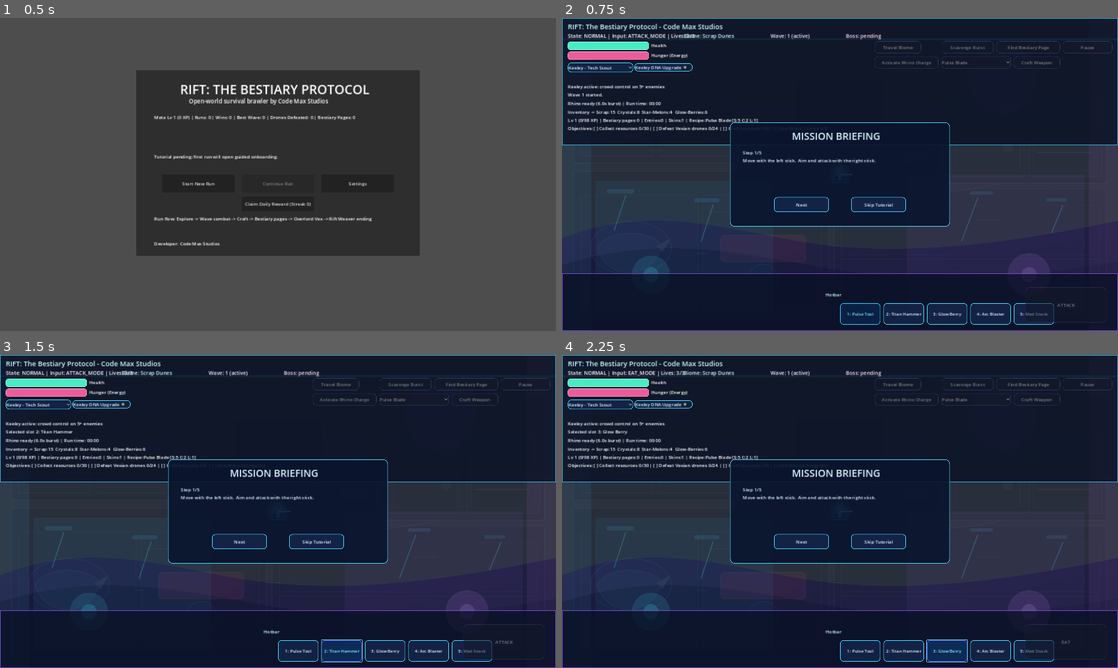
Above: before the commit, frames 1-4 (two rows, left to right).
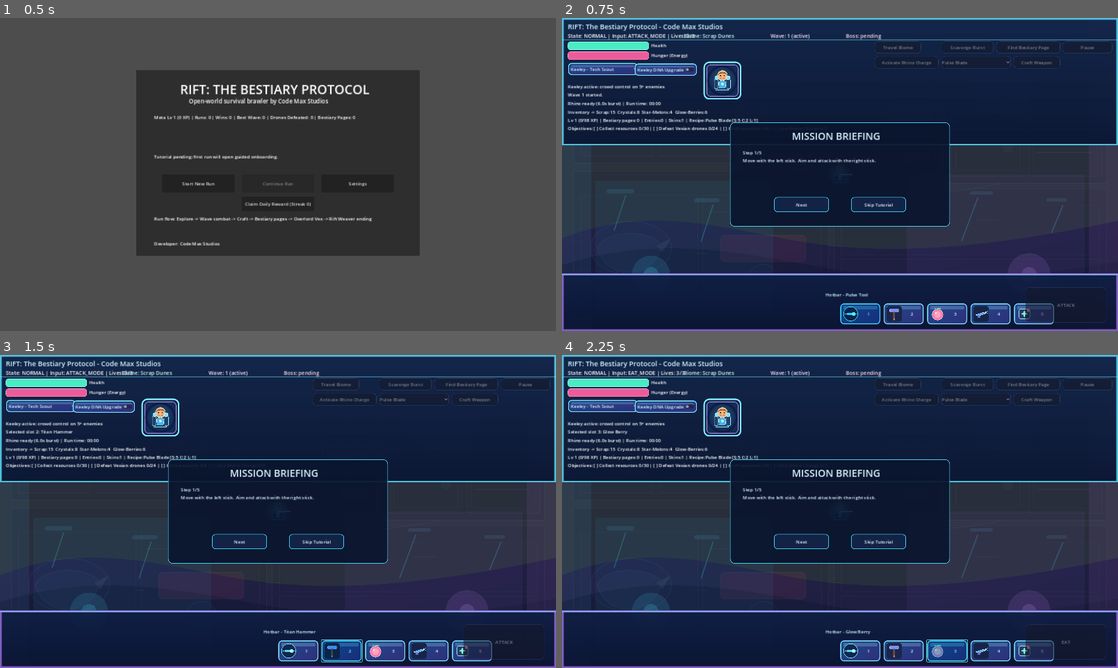
Above: after the commit, the same moments.

Repository: egriesner/Cody
Game: Godot game, scene res://scenes/Main.tscn
Same seed, same stepped clock (60 frames per second), same inputs: the game is played once before the commit and once after it.
Inputs (mouse positions are in pixels of both pictures, inside the frame that each line leads up to):
- Up to frame 1 (0.5 s): no input
- Up to frame 2 (0.75 s): click "Start New Run" at 0.5 s
- Up to frame 3 (1.5 s): click (339, 652) at 1.25 s, where only the run after the commit has a clickable "2"
- Up to frame 4 (2.25 s): click (945, 652) at 2 s, where only the run after the commit has a clickable "3"

Frame 1 is identical in both runs. In frame 2, 16% of the frame differs, in the area x 0-100%, y 0-100%; in frame 3, 16%; in frame 4, 16%.

Commit message:
Add phase-two companion, icon, and UI skin art pack
Co-authored-by: egriesner <egriesner@users.noreply.github.com>

Diff:
--- /dev/null
+++ b/assets/artpack/companions/annalize_portrait.svg
@@ -0,0 +1,23 @@
+<svg xmlns="http://www.w3.org/2000/svg" width="256" height="256" viewBox="0 0 256 256">
+  <defs>
+    <radialGradient id="bg" cx="50%" cy="45%" r="55%">
+      <stop offset="0%" stop-color="#d698ff"/>
+      <stop offset="100%" stop-color="#5d2a92"/>
+    </radialGradient>
+  </defs>
+  <rect width="256" height="256" fill="none"/>
+  <circle cx="128" cy="128" r="118" fill="#1d153f"/>
+  <circle cx="128" cy="128" r="100" fill="url(#bg)" opacity="0.28"/>
+  <circle cx="128" cy="90" r="38" fill="#efb084" stroke="#ffd6b0" stroke-width="4"/>
+  <path d="M92 92 C100 56 158 52 164 90 C154 68 102 66 92 92 Z" fill="#68442f"/>
+  <circle cx="114" cy="90" r="5" fill="#22283d"/>
+  <circle cx="142" cy="90" r="5" fill="#22283d"/>
+  <path d="M112 108 C118 114 138 114 144 108" fill="none" stroke="#954f4e" stroke-width="4" stroke-linecap="round"/>
+  <path d="M80 200 L96 124 L160 124 L176 200 Z" fill="#4f2f44" stroke="#ffc7f0" stroke-width="4"/>
+  <path d="M94 136 L128 118 L162 136 L152 188 L104 188 Z" fill="#8a5bb4" stroke="#f4d4ff" stroke-width="3"/>
+  <rect x="52" y="136" width="54" height="30" rx="8" fill="#4b2f67" stroke="#f3c8ff" stroke-width="3"/>
+  <rect x="106" y="142" width="92" height="18" rx="8" fill="#6d3f8d" stroke="#ffd6ff" stroke-width="3"/>
+  <circle cx="58" cy="150" r="9" fill="#ff9ec2"/>
+  <circle cx="72" cy="150" r="9" fill="#ffd79e"/>
+  <text x="128" y="234" text-anchor="middle" font-family="Arial" font-size="21" font-weight="700" fill="#ffd2ff">ANNALIZE</text>
+</svg>
--- /dev/null
+++ b/assets/artpack/companions/keeley_portrait.svg
@@ -0,0 +1,24 @@
+<svg xmlns="http://www.w3.org/2000/svg" width="256" height="256" viewBox="0 0 256 256">
+  <defs>
+    <radialGradient id="bg" cx="50%" cy="45%" r="55%">
+      <stop offset="0%" stop-color="#5bf1ff"/>
+      <stop offset="100%" stop-color="#1c3f7b"/>
+    </radialGradient>
+  </defs>
+  <rect width="256" height="256" fill="none"/>
+  <circle cx="128" cy="128" r="118" fill="#0f1e45"/>
+  <circle cx="128" cy="128" r="100" fill="url(#bg)" opacity="0.28"/>
+  <circle cx="128" cy="90" r="38" fill="#f5b47c" stroke="#ffd7ac" stroke-width="4"/>
+  <path d="M90 90 C94 56 162 52 168 92 C156 66 104 66 90 90 Z" fill="#79583b"/>
+  <circle cx="114" cy="90" r="5" fill="#203047"/>
+  <circle cx="142" cy="90" r="5" fill="#203047"/>
+  <path d="M112 108 C118 114 138 114 144 108" fill="none" stroke="#944d4e" stroke-width="4" stroke-linecap="round"/>
+  <path d="M80 200 L94 128 L162 128 L176 200 Z" fill="#1f365e" stroke="#8df7ff" stroke-width="4"/>
+  <path d="M98 142 L126 122 L156 142 L150 186 L104 186 Z" fill="#4eb2e6" stroke="#d4fbff" stroke-width="3"/>
+  <circle cx="128" cy="154" r="11" fill="#a0ffff"/>
+  <rect x="66" y="118" width="30" height="72" rx="10" fill="#213f69" stroke="#93f7ff" stroke-width="3"/>
+  <rect x="160" y="118" width="30" height="72" rx="10" fill="#213f69" stroke="#93f7ff" stroke-width="3"/>
+  <circle cx="84" cy="106" r="14" fill="#80dfff" stroke="#d3f8ff" stroke-width="3"/>
+  <circle cx="172" cy="106" r="14" fill="#80dfff" stroke="#d3f8ff" stroke-width="3"/>
+  <text x="128" y="234" text-anchor="middle" font-family="Arial" font-size="22" font-weight="700" fill="#aef7ff">KEELEY</text>
+</svg>
--- /dev/null
+++ b/assets/artpack/icons/arc_blaster.svg
@@ -0,0 +1,7 @@
+<svg xmlns="http://www.w3.org/2000/svg" width="128" height="128" viewBox="0 0 128 128">
+  <rect width="128" height="128" rx="20" fill="#172448"/>
+  <path d="M20 72 L82 52 L104 60 L42 82 Z" fill="#51a9ff" stroke="#d4ecff" stroke-width="3"/>
+  <rect x="36" y="80" width="24" height="18" rx="6" fill="#5e6dd4"/>
+  <path d="M90 52 L108 42 L112 60 Z" fill="#9df3ff"/>
+  <path d="M112 44 L122 40 M114 50 L124 50 M112 56 L122 60" stroke="#9ff7ff" stroke-width="3" stroke-linecap="round"/>
+</svg>
--- /dev/null
+++ b/assets/artpack/icons/glow_berry.svg
@@ -0,0 +1,7 @@
+<svg xmlns="http://www.w3.org/2000/svg" width="128" height="128" viewBox="0 0 128 128">
+  <circle cx="64" cy="70" r="44" fill="#ff7ba9" stroke="#ffd1e2" stroke-width="4"/>
+  <circle cx="64" cy="70" r="28" fill="#ffb2cd" opacity="0.7"/>
+  <path d="M64 22 C70 16 84 16 92 22" stroke="#8afcc2" stroke-width="5" fill="none" stroke-linecap="round"/>
+  <path d="M64 28 C58 20 46 18 38 22" stroke="#6ee9b2" stroke-width="5" fill="none" stroke-linecap="round"/>
+  <circle cx="50" cy="58" r="7" fill="#fff0f6" opacity="0.9"/>
+</svg>
--- /dev/null
+++ b/assets/artpack/icons/med_snack.svg
@@ -0,0 +1,7 @@
+<svg xmlns="http://www.w3.org/2000/svg" width="128" height="128" viewBox="0 0 128 128">
+  <rect x="20" y="24" width="88" height="80" rx="16" fill="#243d63" stroke="#b5e2ff" stroke-width="4"/>
+  <rect x="58" y="40" width="12" height="48" rx="5" fill="#7dfad7"/>
+  <rect x="40" y="58" width="48" height="12" rx="5" fill="#7dfad7"/>
+  <circle cx="96" cy="36" r="12" fill="#ff87b1"/>
+  <path d="M94 34 L98 34 M96 32 L96 36" stroke="#fff0f8" stroke-width="2" stroke-linecap="round"/>
+</svg>
--- /dev/null
+++ b/assets/artpack/icons/pulse_tool.svg
@@ -0,0 +1,6 @@
+<svg xmlns="http://www.w3.org/2000/svg" width="128" height="128" viewBox="0 0 128 128">
+  <circle cx="64" cy="64" r="58" fill="#13274c" stroke="#75ecff" stroke-width="4"/>
+  <rect x="30" y="58" width="52" height="14" rx="7" fill="#4fd7ff"/>
+  <circle cx="88" cy="65" r="14" fill="#99f9ff" stroke="#d8fdff" stroke-width="3"/>
+  <path d="M26 64 H16 M112 64 H102" stroke="#b7f8ff" stroke-width="4" stroke-linecap="round"/>
+</svg>
--- /dev/null
+++ b/assets/artpack/icons/titan_hammer.svg
@@ -0,0 +1,6 @@
+<svg xmlns="http://www.w3.org/2000/svg" width="128" height="128" viewBox="0 0 128 128">
+  <rect width="128" height="128" rx="22" fill="#1d2548"/>
+  <rect x="28" y="22" width="72" height="28" rx="8" fill="#7890ff" stroke="#d3dcff" stroke-width="3"/>
+  <rect x="58" y="44" width="12" height="64" rx="6" fill="#6b4d3f" stroke="#c49a84" stroke-width="3"/>
+  <circle cx="64" cy="108" r="8" fill="#b98f79"/>
+</svg>
--- /dev/null
+++ b/assets/artpack/ui/button_primary.svg
@@ -0,0 +1,10 @@
+<svg xmlns="http://www.w3.org/2000/svg" width="280" height="120" viewBox="0 0 280 120">
+  <defs>
+    <linearGradient id="g" x1="0%" y1="0%" x2="100%" y2="100%">
+      <stop offset="0%" stop-color="#2f7ad6"/>
+      <stop offset="100%" stop-color="#1f3f8f"/>
+    </linearGradient>
+  </defs>
+  <rect x="3" y="3" width="274" height="114" rx="20" fill="url(#g)" stroke="#9ff7ff" stroke-width="6"/>
+  <rect x="16" y="16" width="248" height="22" rx="11" fill="#9ff7ff" opacity="0.26"/>
+</svg>
--- /dev/null
+++ b/assets/artpack/ui/button_secondary.svg
@@ -0,0 +1,10 @@
+<svg xmlns="http://www.w3.org/2000/svg" width="240" height="56" viewBox="0 0 240 56">
+  <defs>
+    <linearGradient id="g" x1="0%" y1="0%" x2="100%" y2="100%">
+      <stop offset="0%" stop-color="#214a8c"/>
+      <stop offset="100%" stop-color="#2f2f7a"/>
+    </linearGradient>
+  </defs>
+  <rect x="2.5" y="2.5" width="235" height="51" rx="12" fill="url(#g)" stroke="#7de5ff" stroke-width="3"/>
+  <rect x="12" y="10" width="216" height="8" rx="4" fill="#a6e9ff" opacity="0.24"/>
+</svg>
--- /dev/null
+++ b/assets/artpack/ui/companion_frame.svg
@@ -0,0 +1,4 @@
+<svg xmlns="http://www.w3.org/2000/svg" width="150" height="150" viewBox="0 0 150 150">
+  <rect x="3" y="3" width="144" height="144" rx="18" fill="#0f2348" fill-opacity="0.9" stroke="#82edff" stroke-width="5"/>
+  <rect x="12" y="12" width="126" height="126" rx="14" fill="#173768" fill-opacity="0.45" stroke="#bb9dff" stroke-width="2"/>
+</svg>
--- /dev/null
+++ b/assets/artpack/ui/hud_bottom_panel.svg
@@ -0,0 +1,11 @@
+<svg xmlns="http://www.w3.org/2000/svg" width="1920" height="198" viewBox="0 0 1920 198">
+  <defs>
+    <linearGradient id="g" x1="0%" y1="0%" x2="0%" y2="100%">
+      <stop offset="0%" stop-color="#0f1f45" stop-opacity="0.94"/>
+      <stop offset="100%" stop-color="#0b1533" stop-opacity="0.90"/>
+    </linearGradient>
+  </defs>
+  <rect width="1920" height="198" fill="url(#g)"/>
+  <rect x="3" y="3" width="1914" height="192" fill="none" stroke="#b57bff" stroke-width="6" opacity="0.7"/>
+  <rect x="0" y="2" width="1920" height="3" fill="#80eeff" opacity="0.55"/>
+</svg>
--- /dev/null
+++ b/assets/artpack/ui/hud_top_panel.svg
@@ -0,0 +1,11 @@
+<svg xmlns="http://www.w3.org/2000/svg" width="1920" height="440" viewBox="0 0 1920 440">
+  <defs>
+    <linearGradient id="g" x1="0%" y1="0%" x2="0%" y2="100%">
+      <stop offset="0%" stop-color="#12264c" stop-opacity="0.95"/>
+      <stop offset="100%" stop-color="#0a1633" stop-opacity="0.92"/>
+    </linearGradient>
+  </defs>
+  <rect width="1920" height="440" rx="0" fill="url(#g)"/>
+  <rect x="3" y="3" width="1914" height="434" fill="none" stroke="#62e8ff" stroke-width="6" opacity="0.8"/>
+  <rect x="0" y="74" width="1920" height="3" fill="#79f7ff" opacity="0.5"/>
+</svg>
--- /dev/null
+++ b/assets/artpack/ui/joystick_aim_base.svg
@@ -0,0 +1,4 @@
+<svg xmlns="http://www.w3.org/2000/svg" width="164" height="164" viewBox="0 0 164 164">
+  <circle cx="82" cy="82" r="78" fill="#43266e" fill-opacity="0.34" stroke="#d5a1ff" stroke-width="6"/>
+  <circle cx="82" cy="82" r="58" fill="#cf90ff" fill-opacity="0.12" stroke="#e4c3ff" stroke-width="3"/>
+</svg>
--- /dev/null
+++ b/assets/artpack/ui/joystick_aim_knob.svg
@@ -0,0 +1,4 @@
+<svg xmlns="http://www.w3.org/2000/svg" width="60" height="60" viewBox="0 0 60 60">
+  <circle cx="30" cy="30" r="27" fill="#e2b2ff" fill-opacity="0.64" stroke="#fff0ff" stroke-width="4"/>
+  <circle cx="30" cy="30" r="11" fill="#fff3ff" fill-opacity="0.9"/>
+</svg>
--- /dev/null
+++ b/assets/artpack/ui/joystick_move_base.svg
@@ -0,0 +1,4 @@
+<svg xmlns="http://www.w3.org/2000/svg" width="154" height="154" viewBox="0 0 154 154">
+  <circle cx="77" cy="77" r="73" fill="#17406c" fill-opacity="0.34" stroke="#70ecff" stroke-width="6"/>
+  <circle cx="77" cy="77" r="54" fill="#66deff" fill-opacity="0.10" stroke="#8ef3ff" stroke-width="3"/>
+</svg>
--- /dev/null
+++ b/assets/artpack/ui/joystick_move_knob.svg
@@ -0,0 +1,4 @@
+<svg xmlns="http://www.w3.org/2000/svg" width="60" height="60" viewBox="0 0 60 60">
+  <circle cx="30" cy="30" r="27" fill="#8bf5ff" fill-opacity="0.62" stroke="#edffff" stroke-width="4"/>
+  <circle cx="30" cy="30" r="11" fill="#f7ffff" fill-opacity="0.9"/>
+</svg>
--- a/scripts/GameRuntime.gd
+++ b/scripts/GameRuntime.gd
@@ -28,6 +28,24 @@
 const ENEMY_BRUTE_PATH := "res://assets/artpack/enemies/brute.svg"
 const ENEMY_SPITTER_PATH := "res://assets/artpack/enemies/spitter.svg"
 const BOSS_OVERLORD_PATH := "res://assets/artpack/enemies/boss_overlord_vex.svg"
+const KEELEY_PORTRAIT_PATH := "res://assets/artpack/companions/keeley_portrait.svg"
+const ANNALIZE_PORTRAIT_PATH := "res://assets/artpack/companions/annalize_portrait.svg"
+const HOTBAR_ICON_PATHS := [
+	"res://assets/artpack/icons/pulse_tool.svg",
+	"res://assets/artpack/icons/titan_hammer.svg",
+	"res://assets/artpack/icons/glow_berry.svg",
+	"res://assets/artpack/icons/arc_blaster.svg",
+	"res://assets/artpack/icons/med_snack.svg"
+]
+const HUD_TOP_PANEL_PATH := "res://assets/artpack/ui/hud_top_panel.svg"
+const HUD_BOTTOM_PANEL_PATH := "res://assets/artpack/ui/hud_bottom_panel.svg"
+const BUTTON_PRIMARY_PATH := "res://assets/artpack/ui/button_primary.svg"
+const BUTTON_SECONDARY_PATH := "res://assets/artpack/ui/button_secondary.svg"
+const COMPANION_FRAME_PATH := "res://assets/artpack/ui/companion_frame.svg"
+const JOYSTICK_MOVE_BASE_PATH := "res://assets/artpack/ui/joystick_move_base.svg"
+const JOYSTICK_MOVE_KNOB_PATH := "res://assets/artpack/ui/joystick_move_knob.svg"
+const JOYSTICK_AIM_BASE_PATH := "res://assets/artpack/ui/joystick_aim_base.svg"
+const JOYSTICK_AIM_KNOB_PATH := "res://assets/artpack/ui/joystick_aim_knob.svg"
 const BIOME_BG_PATHS := [
 	"res://assets/artpack/backgrounds/biome_scrap_dunes.svg",
 	"res://assets/artpack/backgrounds/biome_whispering_archives.svg",
@@ -191,6 +209,8 @@
 var left_stick_knob: Panel
 var right_stick_base: Panel
 var right_stick_knob: Panel
+var companion_portrait_frame: Panel
+var companion_portrait: TextureRect
 
 var pause_panel: Panel
 var pause_title: Label
@@ -224,6 +244,18 @@
 var enemy_spitter_texture: Texture2D
 var boss_sprite_texture: Texture2D
 var biome_bg_textures: Array = []
+var keeley_portrait_texture: Texture2D
+var annalize_portrait_texture: Texture2D
+var hotbar_icon_textures: Array = []
+var hud_top_panel_texture: Texture2D
+var hud_bottom_panel_texture: Texture2D
+var ui_button_primary_texture: Texture2D
+var ui_button_secondary_texture: Texture2D
+var ui_companion_frame_texture: Texture2D
+var ui_move_base_texture: Texture2D
+var ui_move_knob_texture: Texture2D
+var ui_aim_base_texture: Texture2D
+var ui_aim_knob_texture: Texture2D
 var top_hud_panel: Panel
 var bottom_hud_panel: Panel
 
@@ -287,11 +319,31 @@
 			biome_texture = concept_bg_texture
 		biome_bg_textures.append(biome_texture)
 
+	keeley_portrait_texture = _load_texture_if_exists(KEELEY_PORTRAIT_PATH)
+	annalize_portrait_texture = _load_texture_if_exists(ANNALIZE_PORTRAIT_PATH)
+	hud_top_panel_texture = _load_texture_if_exists(HUD_TOP_PANEL_PATH)
+	hud_bottom_panel_texture = _load_texture_if_exists(HUD_BOTTOM_PANEL_PATH)
+	ui_button_primary_texture = _load_texture_if_exists(BUTTON_PRIMARY_PATH)
+	ui_button_secondary_texture = _load_texture_if_exists(BUTTON_SECONDARY_PATH)
+	ui_companion_frame_texture = _load_texture_if_exists(COMPANION_FRAME_PATH)
+	ui_move_base_texture = _load_texture_if_exists(JOYSTICK_MOVE_BASE_PATH)
+	ui_move_knob_texture = _load_texture_if_exists(JOYSTICK_MOVE_KNOB_PATH)
+	ui_aim_base_texture = _load_texture_if_exists(JOYSTICK_AIM_BASE_PATH)
+	ui_aim_knob_texture = _load_texture_if_exists(JOYSTICK_AIM_KNOB_PATH)
+	_load_hotbar_icon_textures()
+
 
 func _load_texture_if_exists(path: String) -> Texture2D:
 	if not ResourceLoader.exists(path):
 		return null
 	return load(path) as Texture2D
+
+
+func _load_hotbar_icon_textures() -> void:
+	hotbar_icon_textures.clear()
+	for path in HOTBAR_ICON_PATHS:
+		var icon_texture: Texture2D = _load_texture_if_exists(path)
+		hotbar_icon_textures.append(icon_texture)
 
 
 func _texture_for_enemy_type(enemy_type: String) -> Texture2D:
@@ -633,11 +685,45 @@
 		_style_panel_children_recursive(child)
 
 
+func _make_texture_stylebox(texture: Texture2D, margin: int = 14) -> StyleBoxTexture:
+	var sb := StyleBoxTexture.new()
+	sb.texture = texture
+	sb.texture_margin_left = margin
+	sb.texture_margin_top = margin
+	sb.texture_margin_right = margin
+	sb.texture_margin_bottom = margin
+	return sb
+
+
+func _apply_hotbar_icons() -> void:
+	for i in hotbar_buttons.size():
+		if i >= hotbar_icon_textures.size():
+			continue
+		var icon_texture: Texture2D = hotbar_icon_textures[i]
+		if icon_texture == null:
+			continue
+		hotbar_buttons[i].icon = icon_texture
+		hotbar_buttons[i].expand_icon = true
+
+
+func _apply_companion_portrait() -> void:
+	if companion_portrait == null:
+		return
+	var portrait_texture: Texture2D = annalize_portrait_texture if companion_id == "annalize" else keeley_portrait_texture
+	companion_portrait.texture = portrait_texture
+
+
 func _apply_ui_skin() -> void:
 	if top_hud_panel != null:
-		top_hud_panel.add_theme_stylebox_override("panel", _make_stylebox(Color(0.03, 0.06, 0.14, 0.76), Color(0.23, 0.82, 1.0, 0.72), 2, 0))
+		if hud_top_panel_texture != null:
+			top_hud_panel.add_theme_stylebox_override("panel", _make_texture_stylebox(hud_top_panel_texture, 12))
+		else:
+			top_hud_panel.add_theme_stylebox_override("panel", _make_stylebox(Color(0.03, 0.06, 0.14, 0.76), Color(0.23, 0.82, 1.0, 0.72), 2, 0))
 	if bottom_hud_panel != null:
-		bottom_hud_panel.add_theme_stylebox_override("panel", _make_stylebox(Color(0.03, 0.06, 0.14, 0.74), Color(0.55, 0.34, 0.98, 0.70), 2, 0))
+		if hud_bottom_panel_texture != null:
+			bottom_hud_panel.add_theme_stylebox_override("panel", _make_texture_stylebox(hud_bottom_panel_texture, 12))
+		else:
+			bottom_hud_panel.add_theme_stylebox_override("panel", _make_stylebox(Color(0.03, 0.06, 0.14, 0.74), Color(0.55, 0.34, 0.98, 0.70), 2, 0))
 
 	var panels := [pause_panel, end_panel, tutorial_panel]
 	for p in panels:
@@ -665,6 +751,23 @@
 		if button != null:
 			_style_button_control(button)
 			button.add_theme_font_size_override("font_size", 15)
+	if ui_button_secondary_texture != null:
+		var secondary_style := _make_texture_stylebox(ui_button_secondary_texture, 10)
+		for control in controls:
+			if control != null:
+				control.add_theme_stylebox_override("normal", secondary_style)
+				control.add_theme_stylebox_override("hover", secondary_style)
+				control.add_theme_stylebox_override("pressed", secondary_style)
+		for button in hotbar_buttons:
+			if button != null:
+				button.add_theme_stylebox_override("normal", secondary_style)
+				button.add_theme_stylebox_override("hover", secondary_style)
+				button.add_theme_stylebox_override("pressed", secondary_style)
+	if ui_button_primary_texture != null and action_button != null:
+		var primary_style := _make_texture_stylebox(ui_button_primary_texture, 16)
+		action_button.add_theme_stylebox_override("normal", primary_style)
+		action_button.add_theme_stylebox_override("hover", primary_style)
+		action_button.add_theme_stylebox_override("pressed", primary_style)
 
 	if health_bar != null:
 		health_bar.add_theme_stylebox_override("background", _make_stylebox(Color(0.03, 0.08, 0.17, 0.72), Color(0.20, 0.48, 0.84, 0.7), 1, 8))
@@ -674,13 +777,33 @@
 		hunger_bar.add_theme_stylebox_override("fill", _make_stylebox(Color(0.98, 0.38, 0.63, 0.94), Color(1.0, 0.74, 0.84, 0.95), 1, 8))
 
 	if left_stick_base != null:
-		left_stick_base.add_theme_stylebox_override("panel", _make_stylebox(Color(0.16, 0.72, 1.0, 0.14), Color(0.37, 0.95, 1.0, 0.9), 2, 70))
+		if ui_move_base_texture != null:
+			left_stick_base.add_theme_stylebox_override("panel", _make_texture_stylebox(ui_move_base_texture, 24))
+		else:
+			left_stick_base.add_theme_stylebox_override("panel", _make_stylebox(Color(0.16, 0.72, 1.0, 0.14), Color(0.37, 0.95, 1.0, 0.9), 2, 70))
 	if left_stick_knob != null:
-		left_stick_knob.add_theme_stylebox_override("panel", _make_stylebox(Color(0.45, 0.95, 1.0, 0.58), Color(0.84, 1.0, 1.0, 0.96), 2, 30))
+		if ui_move_knob_texture != null:
+			left_stick_knob.add_theme_stylebox_override("panel", _make_texture_stylebox(ui_move_knob_texture, 10))
+		else:
+			left_stick_knob.add_theme_stylebox_override("panel", _make_stylebox(Color(0.45, 0.95, 1.0, 0.58), Color(0.84, 1.0, 1.0, 0.96), 2, 30))
 	if right_stick_base != null:
-		right_stick_base.add_theme_stylebox_override("panel", _make_stylebox(Color(0.62, 0.42, 1.0, 0.14), Color(0.84, 0.68, 1.0, 0.88), 2, 80))
+		if ui_aim_base_texture != null:
+			right_stick_base.add_theme_stylebox_override("panel", _make_texture_stylebox(ui_aim_base_texture, 24))
+		else:
+			right_stick_base.add_theme_stylebox_override("panel", _make_stylebox(Color(0.62, 0.42, 1.0, 0.14), Color(0.84, 0.68, 1.0, 0.88), 2, 80))
 	if right_stick_knob != null:
-		right_stick_knob.add_theme_stylebox_override("panel", _make_stylebox(Color(0.84, 0.62, 1.0, 0.56), Color(1.0, 0.90, 1.0, 0.96), 2, 30))
+		if ui_aim_knob_texture != null:
+			right_stick_knob.add_theme_stylebox_override("panel", _make_texture_stylebox(ui_aim_knob_texture, 10))
+		else:
+			right_stick_knob.add_theme_stylebox_override("panel", _make_stylebox(Color(0.84, 0.62, 1.0, 0.56), Color(1.0, 0.90, 1.0, 0.96), 2, 30))
+
+	if companion_portrait_frame != null:
+		if ui_companion_frame_texture != null:
+			companion_portrait_frame.add_theme_stylebox_override("panel", _make_texture_stylebox(ui_companion_frame_texture, 16))
+		else:
+			companion_portrait_frame.add_theme_stylebox_override("panel", _make_stylebox(Color(0.05, 0.16, 0.33, 0.88), Color(0.50, 0.90, 1.0, 0.88), 2, 14))
+	_apply_hotbar_icons()
+	_apply_companion_portrait()
 
 
 func _build_hud() -> void:
@@ -771,9 +894,23 @@
 	keeley_upgrade_toggle.toggled.connect(_on_keeley_upgrade_toggled)
 	hud_root.add_child(keeley_upgrade_toggle)
 
+	companion_portrait_frame = Panel.new()
+	companion_portrait_frame.position = Vector2(488, 150)
+	companion_portrait_frame.size = Vector2(132, 132)
+	companion_portrait_frame.mouse_filter = Control.MOUSE_FILTER_IGNORE
+	hud_root.add_child(companion_portrait_frame)
+
+	companion_portrait = TextureRect.new()
+	companion_portrait.position = Vector2(8, 8)
+	companion_portrait.size = Vector2(116, 116)
+	companion_portrait.expand_mode = TextureRect.EXPAND_IGNORE_SIZE
+	companion_portrait.stretch_mode = TextureRect.STRETCH_KEEP_ASPECT_CENTERED
+	companion_portrait.mouse_filter = Control.MOUSE_FILTER_IGNORE
+	companion_portrait_frame.add_child(companion_portrait)
+
 	companion_label = Label.new()
 	companion_label.position = Vector2(20, 196)
-	companion_label.size = Vector2(980, 26)
+	companion_label.size = Vector2(1240, 26)
 	hud_root.add_child(companion_label)
 
 	loot_label = Label.new()
@@ -871,7 +1008,8 @@
 	for i in hotbar_items.size():
 		var button := Button.new()
 		button.custom_minimum_size = Vector2(140, 74)
-		button.text = "%d: %s" % [i + 1, hotbar_items[i].get("label", "Item")]
+		button.text = "%d" % [i + 1]
+		button.tooltip_text = String(hotbar_items[i].get("label", "Item"))
 		button.pressed.connect(_on_hotbar_selected.bind(i))
 		hotbar_container.add_child(button)
 		hotbar_buttons.append(button)
@@ -1809,6 +1947,7 @@
 	if typeof(loaded_objectives) == TYPE_ARRAY:
 		objectives = loaded_objectives
 	companion_select.select(0 if companion_id == "keeley" else 1)
+	_apply_companion_portrait()
 	keeley_upgrade_toggle.button_pressed = keeley_dna_upgrade
 	active_enemies.clear()
 	wave_active = false
@@ -1906,6 +2045,8 @@
 	quest_label.text = "Objectives: %s" % _objective_summary()
 
 	loot_label.text = "Annalize active: +30%% drops" if companion_id == "annalize" else "Keeley active: crowd control on 5+ enemies"
+	var active_hotbar_item := String(hotbar_items[selected_hotbar_index].get("label", "Item"))
+	hotbar_title.text = "Hotbar - %s" % active_hotbar_item
 	var ui_pulse := 0.88 + 0.12 * (0.5 + 0.5 * sin(Time.get_ticks_msec() / 300.0))
 	action_button.modulate = Color(0.85 + 0.15 * ui_pulse, 0.95, 1.0, 1.0)
 	rhino_button.modulate = Color(0.92, 0.80 + 0.20 * ui_pulse, 1.0, 1.0)
@@ -1983,6 +2124,7 @@
 func _on_companion_changed(index: int) -> void:
 	companion_id = "keeley" if index == 0 else "annalize"
 	companion_label.text = "Companion switched to %s" % companion_select.get_item_text(index)
+	_apply_companion_portrait()
 
 
 func _on_keeley_upgrade_toggled(enabled: bool) -> void:
Not shown, changed: docs/ART_PACK_MANIFEST.md
